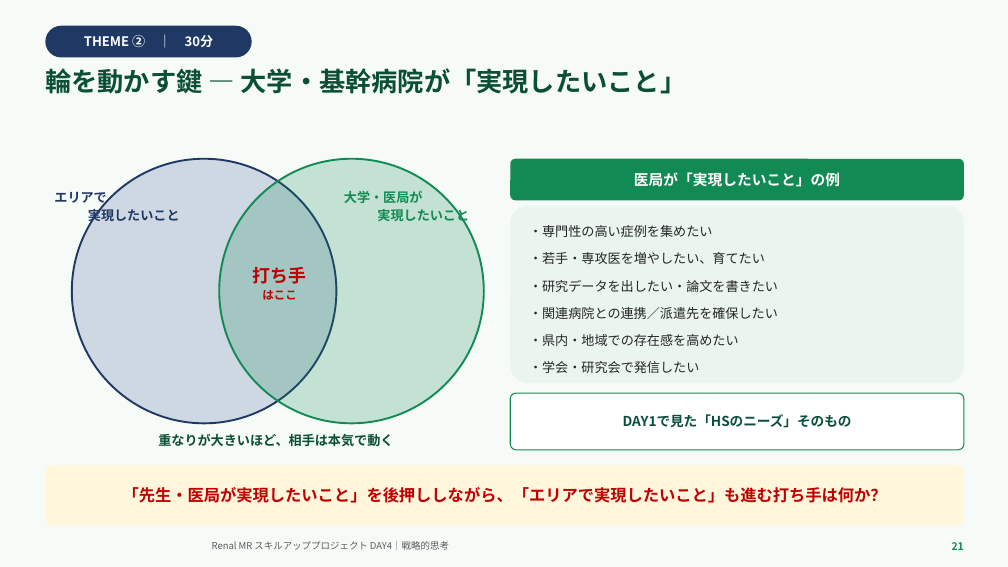
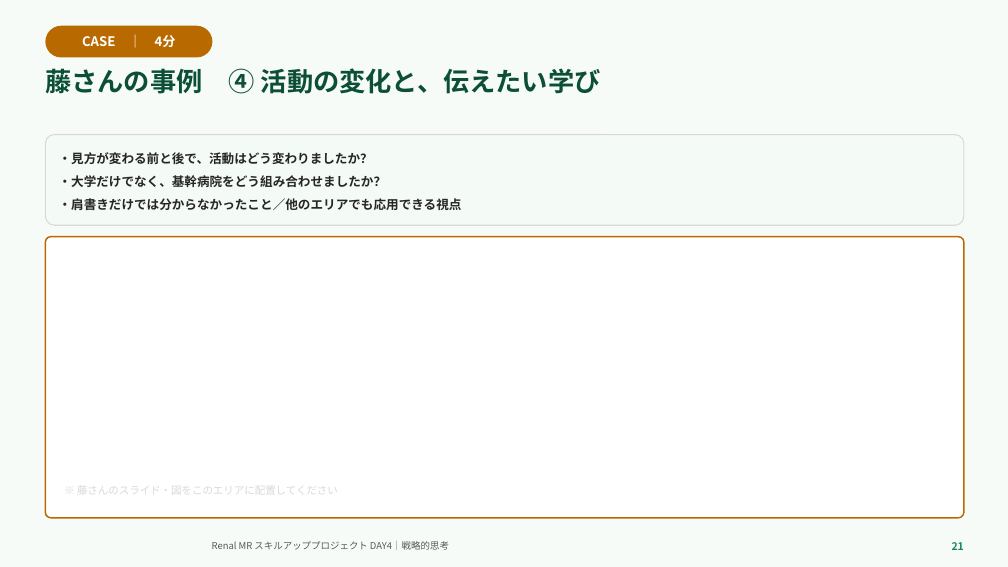
Before and after one commit to TAKUYA-1187/Claude, a slide deck: slide 21 of novartis_training/DAY4_ちょっと分かるだけで世界が変わる.pptx. Drawn at 1008x567 pixels with LibreOffice and Linux fonts; fonts in the diff are those of the drawing; background and template pictures are left out. Boxes give left, top, right and bottom in pixels: in the first picture for what was removed or moved away, otherwise in the second. Text is boxed around its words. In the diff, an @@ line names an element or a change of style, - is before the commit and + after.

```diff
--- a/novartis_training/DAY4_ちょっと分かるだけで世界が変わる.pptx
+++ b/novartis_training/DAY4_ちょっと分かるだけで世界が変わる.pptx
@@ rounded rectangle "CASE ｜ 4分" resized from (x1=45, y1=26, x2=252, y2=57) to (x1=45, y1=26, x2=212, y2=57) @@
@@ rounded rectangle "CASE ｜ 4分" at (x1=45, y1=26, x2=212, y2=57): fill #1F3864 to #B86A00 @@
@@ text in rounded rectangle at (x1=82, y1=35, x2=176, y2=47): text changed @@
-THEME ② ｜ 30分
+CASE ｜ 4分
@@ text at (x1=45, y1=68, x2=601, y2=94): text changed @@
-輪を動かす鍵 — 大学・基幹病院が「実現したいこと」
+藤さんの事例 ④ 活動の変化と、伝えたい学び
@@ rounded rectangle added at (x1=45, y1=135, x2=964, y2=225), fill #F4FAF6, outline #D9D9D9 1 pt, 12 pt, text #262626, bold @@
+・見方が変わる前と後で、活動はどう変わりましたか？
+・大学だけでなく、基幹病院をどう組み合わせましたか？
+・肩書きだけでは分からなかったこと／他のエリアでも応用できる視点
@@ ellipse removed at (x1=72, y1=159, x2=337, y2=423) @@
@@ ellipse removed at (x1=219, y1=159, x2=484, y2=423) @@
@@ rounded rectangle removed at (x1=510, y1=159, x2=964, y2=200) @@
-医局が「実現したいこと」の例
@@ text removed at (x1=344, y1=191, x2=469, y2=225) @@
-大学・医局が
-実現したいこと
@@ rounded rectangle removed at (x1=510, y1=206, x2=964, y2=383) @@
-・専門性の高い症例を集めたい
-・若手・専攻医を増やしたい、育てたい
-・研究データを出したい・論文を書きたい
-・関連病院との連携／派遣先を確保したい
-・県内・地域での存在感を高めたい
-・学会・研究会で発信したい
@@ rounded rectangle added at (x1=45, y1=237, x2=964, y2=518), fill #FFFFFF, outline #B86A00 1.4 pt @@
@@ text removed at (x1=253, y1=267, x2=307, y2=300) @@
-打ち手
-はここ
@@ rounded rectangle removed at (x1=510, y1=393, x2=964, y2=450) @@
-DAY1で見た「HSのニーズ」そのもの
@@ text removed at (x1=158, y1=434, x2=393, y2=447) @@
-重なりが大きいほど、相手は本気で動く
@@ rounded rectangle removed at (x1=45, y1=465, x2=964, y2=526) @@
-「先生・医局が実現したいこと」を後押ししながら、「エリアで実現したいこと」も進む打ち手は何か？
@@ text at (x1=77, y1=482, x2=338, y2=497): text changed; size 12.5 to 10 pt; text colour #1F3864 to #D9D9D9; bold off @@
-エリアで
-実現したいこと
+※ 藤さんのスライド・図をこのエリアに配置してください
```
Also in this commit, not shown: 24 other slides changed, 5 slides added, 4 slides removed, 2 other files.
